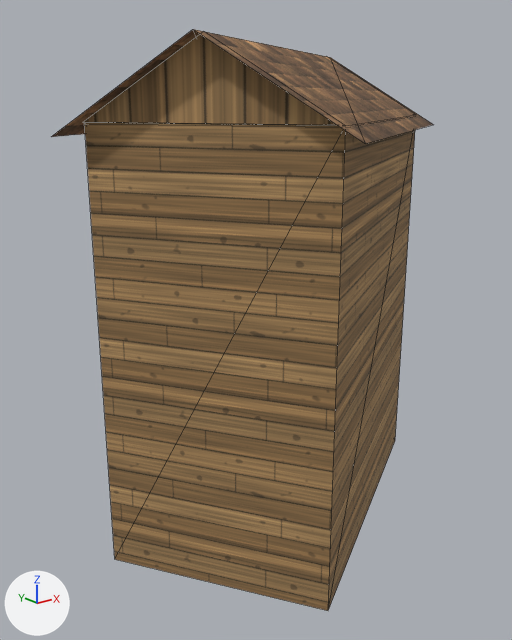
Renders of the glTF model world/bridgehollow/export/models/buildings/bld_house_056.glb from each side of a commit.
Both versions are drawn from a 50 mm camera at (-7.77, -9.14, 7.17) aimed at (-0.38, 0.1, 3.47). Arrows for +X, +Y and +Z are at lower left; the lights stay in place. The first picture is the older version. Mesh edges are drawn as thin lines. Vertices at exactly the same position are counted once.

Names of what the first picture shows: 'bld_house_056'.
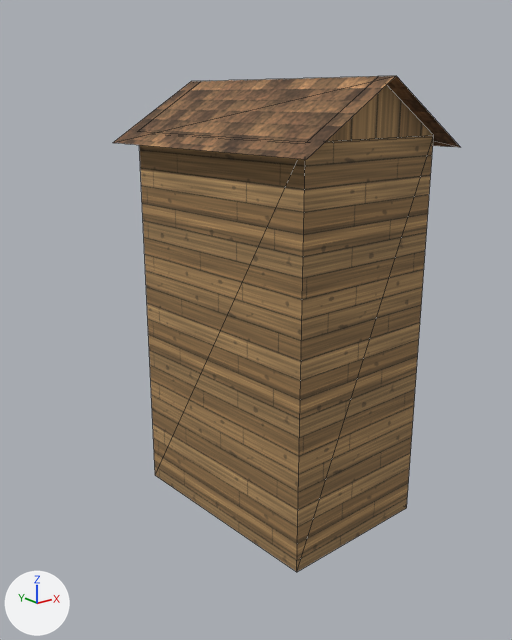
What differs and where, as boxes [x1, y1, x2, y2] in the pictures (512 x 640 px):
'bld_house_056', reshaped (9% narrower, 15% shorter): before [52, 29, 434, 611]; after [113, 76, 460, 572]

What changed in the scene script:
```text
Change me_bld_house_056:
    used by ob_bld_house_056; location = (0.0, 0.0, 0.0)
    remove me_bld_house_056.from_pydata(...)  # 24 vertices, 16 faces; spans x -3.82..3.82, y -3.45..3.45, z 0.0..7.94
    add me_bld_house_056.from_pydata(...)  # 24 vertices, 16 faces; spans x -1.83..1.83, y -2.42..2.42, z 0.0..7.46
    me_bld_house_056 part 1
    me_bld_house_056.vertices[0].co: (-3.39, 0.02, 0.0) -> (-1.48, 1.95, 0.0)  # pixel (114, 559) -> pixel (155, 475)
    me_bld_house_056.vertices[1].co: (-1.53, -3.03, 0.0) -> (-1.3, -2.08, 0.0)  # pixel (328, 610) -> pixel (296, 572)
    me_bld_house_056.vertices[2].co: (-1.53, -3.03, 6.86) -> (-1.3, -2.08, 6.61)  # pixel (345, 125) -> pixel (305, 142)
    me_bld_house_056.vertices[3].co: (-3.39, 0.02, 6.86) -> (-1.48, 1.95, 6.61)  # pixel (84, 122) -> pixel (138, 131)
    me_bld_house_056.vertices[4].co: (3.4, -0.04, 0.0) -> (1.51, -1.95, 0.0)  # pixel (395, 440) -> pixel (406, 507)
    me_bld_house_056.vertices[5].co: (3.4, -0.04, 6.86) -> (1.51, -1.95, 6.61)  # pixel (416, 114) -> pixel (433, 135)
    me_bld_house_056.vertices[6].co: (1.55, 3.04, 0.0) -> (1.29, 2.1, 0.0)
    me_bld_house_056.vertices[7].co: (1.55, 3.04, 6.86) -> (1.29, 2.1, 6.61)
    me_bld_house_056.vertices[8].co: (-3.39, 0.02, 6.84) -> (-1.48, 1.95, 6.59)  # pixel (84, 123) -> pixel (138, 132)
    me_bld_house_056.vertices[9].co: (-1.53, -3.03, 6.84) -> (-1.3, -2.08, 6.59)  # not seen -> pixel (305, 143)
    me_bld_house_056.vertices[10].co: (3.4, -0.04, 6.84) -> (1.51, -1.95, 6.59)  # not seen -> pixel (433, 136)
    me_bld_house_056.vertices[11].co: (1.55, 3.04, 6.84) -> (1.29, 2.1, 6.59)
    me_bld_house_056.vertices[12].co: (-3.41, 0.04, 6.86) -> (-1.29, -2.1, 6.61)  # pixel (82, 122) -> pixel (306, 142)
    me_bld_house_056.vertices[13].co: (-1.54, -3.04, 6.86) -> (1.51, -1.95, 6.61)  # pixel (345, 125) -> pixel (433, 135)
    me_bld_house_056.vertices[14].co: (-2.48, -1.5, 7.94) -> (0.11, -2.03, 7.46)  # pixel (203, 31) -> pixel (378, 76)
    me_bld_house_056.vertices[15].co: (3.41, -0.04, 6.86) -> (1.29, 2.1, 6.61)  # pixel (416, 114) -> not seen
    me_bld_house_056.vertices[16].co: (1.54, 3.04, 6.86) -> (-1.51, 1.95, 6.61)  # not seen -> pixel (137, 131)
    me_bld_house_056.vertices[17].co: (2.48, 1.5, 7.94) -> (-0.11, 2.03, 7.46)  # pixel (326, 56) -> pixel (201, 81)
    me_bld_house_056.vertices[18].co: (1.65, 3.45, 6.68) -> (-1.83, 2.24, 6.43)  # not seen -> pixel (112, 142)
    me_bld_house_056.vertices[19].co: (-3.82, 0.14, 6.68) -> (-1.58, -2.42, 6.43)  # pixel (51, 136) -> pixel (306, 159)
    me_bld_house_056.vertices[20].co: (-2.74, -1.66, 7.94) -> (0.12, -2.33, 7.46)  # pixel (192, 29) -> pixel (396, 75)
    me_bld_house_056.vertices[21].co: (2.74, 1.66, 7.94) -> (-0.12, 2.33, 7.46)  # pixel (329, 57) -> pixel (191, 81)
    me_bld_house_056.vertices[22].co: (-1.65, -3.45, 6.68) -> (1.83, -2.24, 6.43)  # pixel (365, 143) -> pixel (460, 147)
    me_bld_house_056.vertices[23].co: (3.82, -0.14, 6.68) -> (1.58, 2.42, 6.43)  # pixel (433, 124) -> not seen
```
